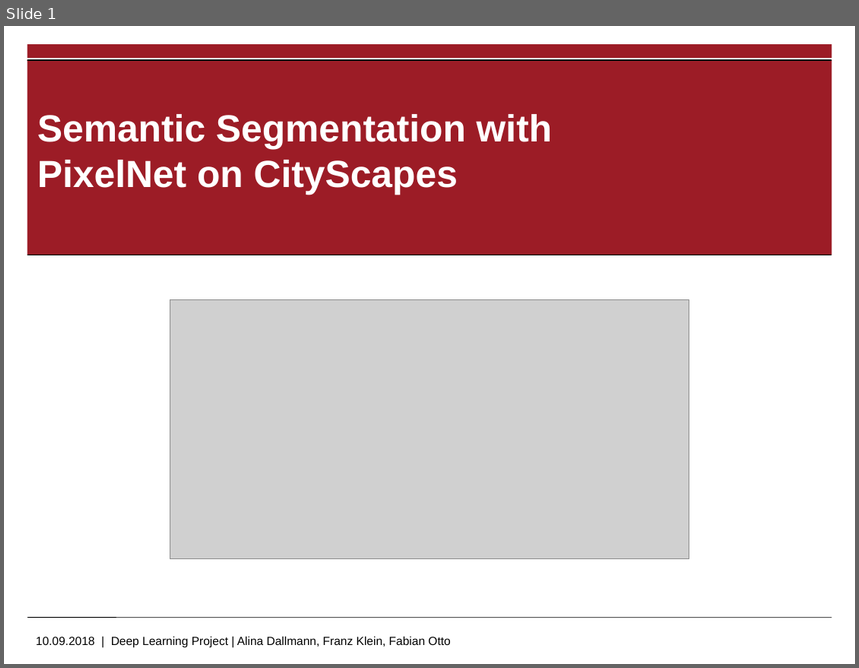
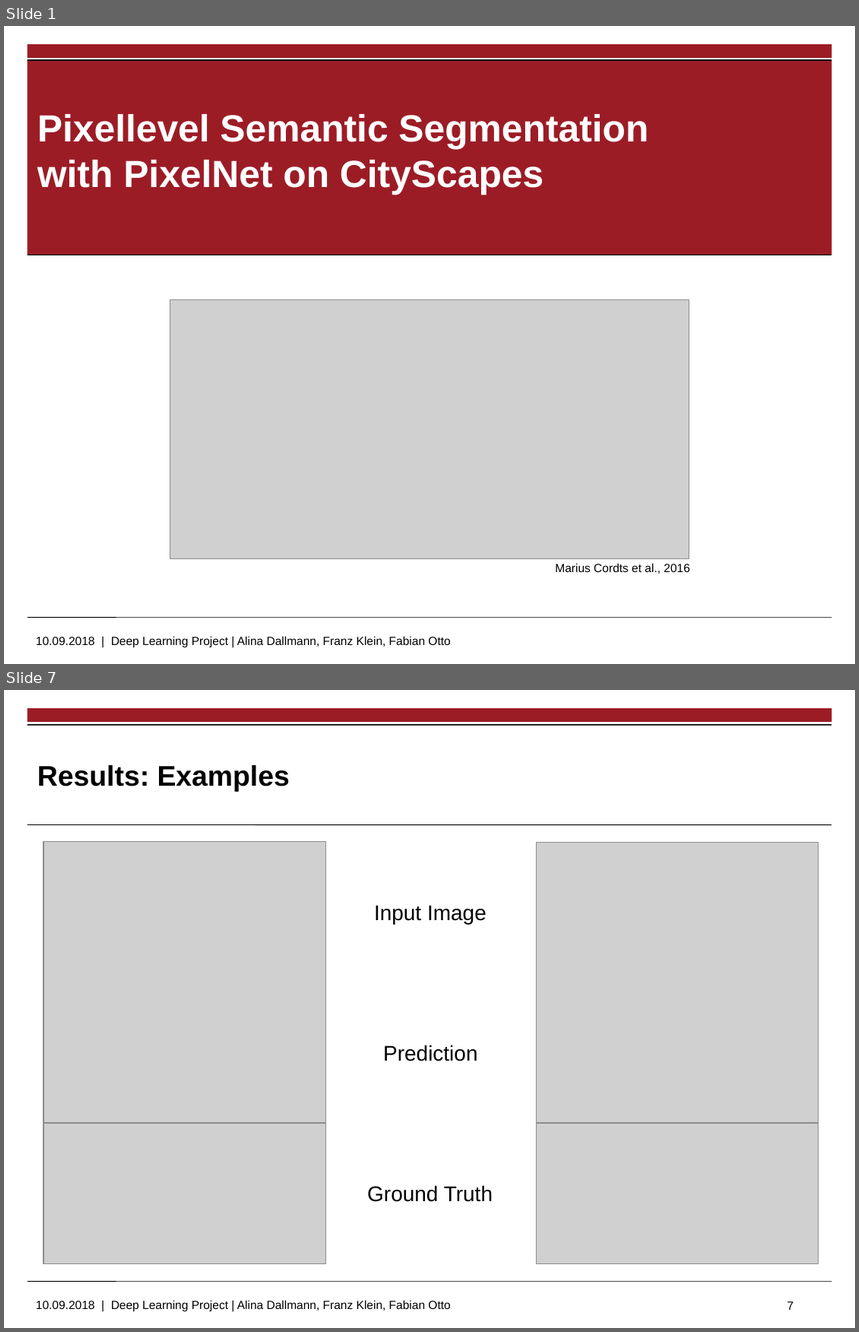
Before and after one commit to ottofabian/DeepLearning_Project, a slide deck: Project Presentation.pptx. Shown one above the other, each under a label of ours: slide 1 before the commit, slides 1 and 7 after it; the slides between them are not shown. The pictures are 859x668 and 859x1332 pixels, drawn with LibreOffice and Linux fonts; fonts in the diff are those of the drawing; grey boxes stand for pictures; background and template pictures are left out. Boxes give left, top, right and bottom in pixels: in the first picture for what was removed or moved away, otherwise in the second. Text is boxed around its words. In the diff, an @@ line names an element or a change of style, - is before the commit and + after.

```diff
--- a/Project Presentation.pptx
+++ b/Project Presentation.pptx
@@ slide 7 added at [4, 690, 855, 1328], background #FFFFFF; not listed: 3 template elements that a slide beside it also shows @@
@@ rectangle added at [27, 724, 832, 726], fill #000000 @@
@@ title added at [37, 765, 290, 791], 24 pt, text #000000, bold @@
+Results: Examples
@@ line added from (27, 825) to (832, 825), #000000 0.6 pt @@
@@ picture added at [44, 841, 325, 1123] @@
@@ picture added at [536, 842, 818, 1124] @@
@@ text added at [374, 905, 487, 924], 18 pt, text #000000 @@
+Input Image
@@ text added at [383, 1045, 477, 1062], 18 pt, text #000000 @@
+Prediction
@@ picture added at [44, 1123, 325, 1265] @@
@@ picture added at [536, 1123, 818, 1265] @@
@@ text added at [367, 1186, 493, 1202], 18 pt, text #000000 @@
+Ground Truth
@@ page number added at [788, 1302, 794, 1310], 10 pt, text #000000 @@
+7
@@ slide 1 changed as well @@
@@ title at [37, 114, 648, 195]: text changed @@
-Semantic Segmentation with PixelNet on CityScapes
+Pixellevel Semantic Segmentation with PixelNet on CityScapes
@@ text added at [555, 563, 690, 574], 10 pt, text #000000 @@
+Marius Cordts et al., 2016
```
Also in this commit, not shown: 2 other slides changed, 6 other slides added, 7 slides removed, 1 other file.
